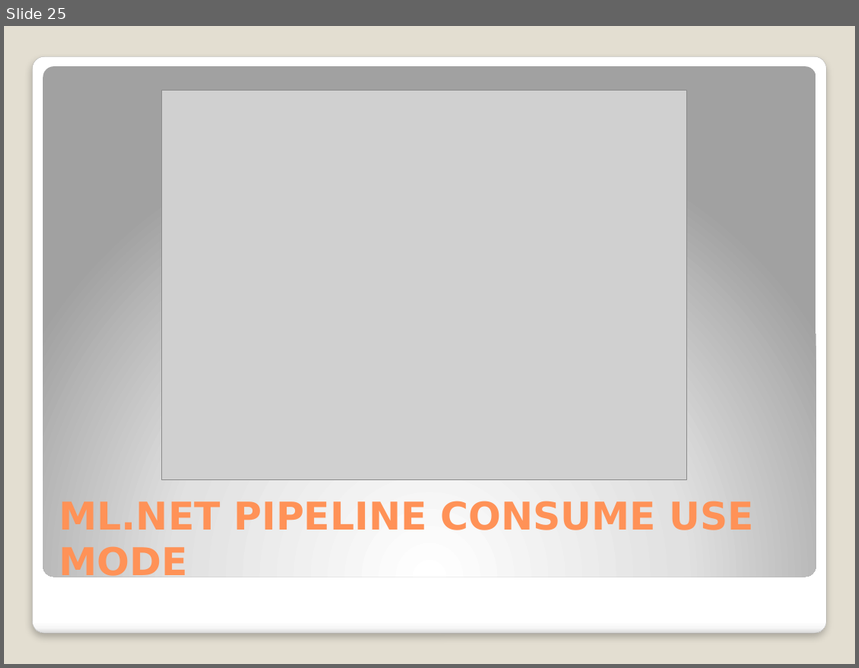
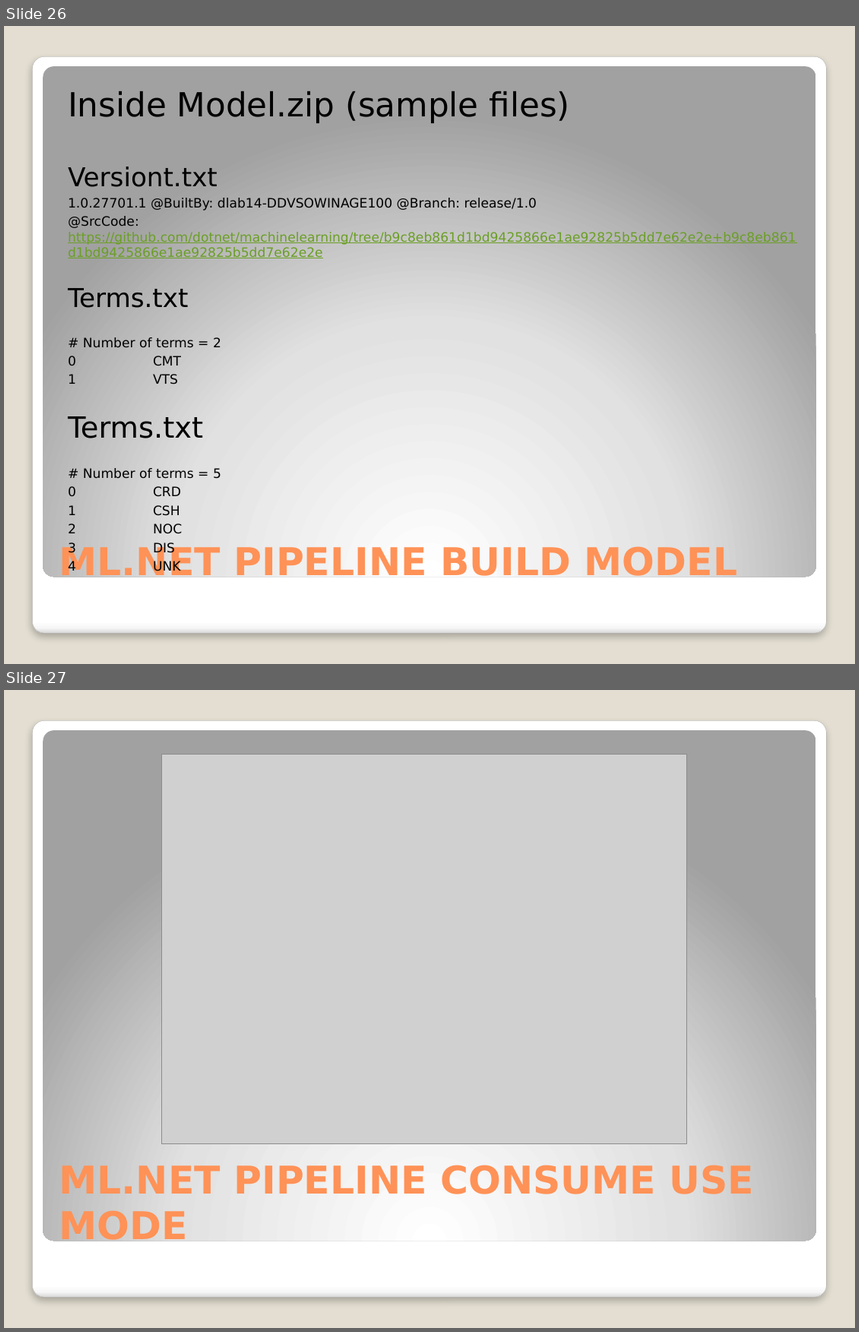
Before and after one commit to djkormo/mlnet-cli, a slide deck: presentation/Machine learning in Azure without Python.pptx. Shown one above the other, each under a label of ours: slide 25 before the commit, slides 26 and 27 after it. The pictures are 859x668 and 859x1332 pixels, drawn with LibreOffice and Linux fonts; fonts in the diff are those of the drawing; grey boxes stand for pictures. Boxes give left, top, right and bottom in pixels: in the first picture for what was removed or moved away, otherwise in the second. Text is boxed around its words. In the diff, an @@ line names an element or a change of style, - is before the commit and + after.

```diff
--- a/presentation/Machine learning in Azure without Python.pptx
+++ b/presentation/Machine learning in Azure without Python.pptx
@@ slide 26 added at (x1=4, y1=26, x2=855, y2=664), background #E3DED1; not listed: 2 template elements that a slide beside it also shows @@
@@ text added at (x1=68, y1=91, x2=797, y2=575), 11 pt, text #000000 @@
+Inside Model.zip (sample files)
+Versiont.txt
+1.0.27701.1 @BuiltBy: dlab14-DDVSOWINAGE100 @Branch: release/1.0
+@SrcCode: https://github.com/dotnet/machinelearning/tree/b9c8eb861d1bd9425866e1ae92825b5dd7e62e2e+b9c8eb861d1bd9425866e1ae92825b5dd7e62e2e
+Terms.txt
+# Number of terms = 2
+0 CMT
+1 VTS
+Terms.txt
+# Number of terms = 5
+0 CRD
+1 CSH
+2 NOC
+3 DIS
+4 UNK
@@ title added at (x1=59, y1=544, x2=737, y2=585), 32.4 pt, text #FF9258, bold @@
+ML.NET PIPELINE BUILD MODEL
@@ what was slide 25 is now slide 27 @@
```
Also in this commit, not shown: 3 slides changed, 1 other slide added.
